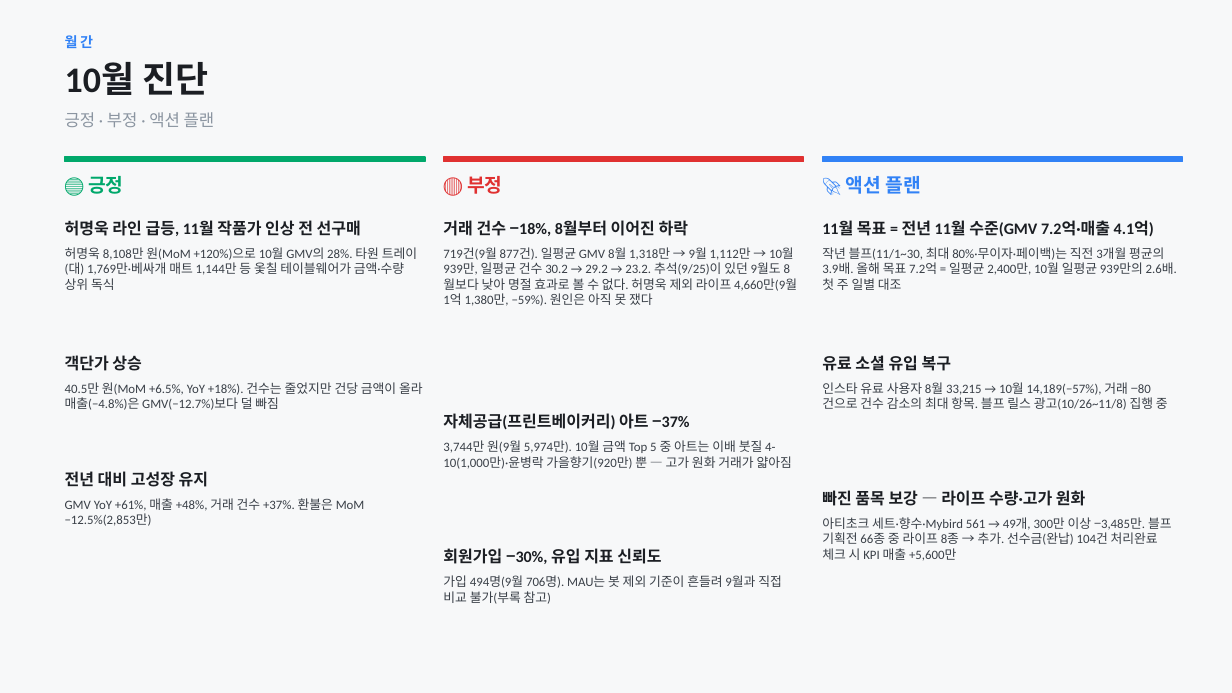
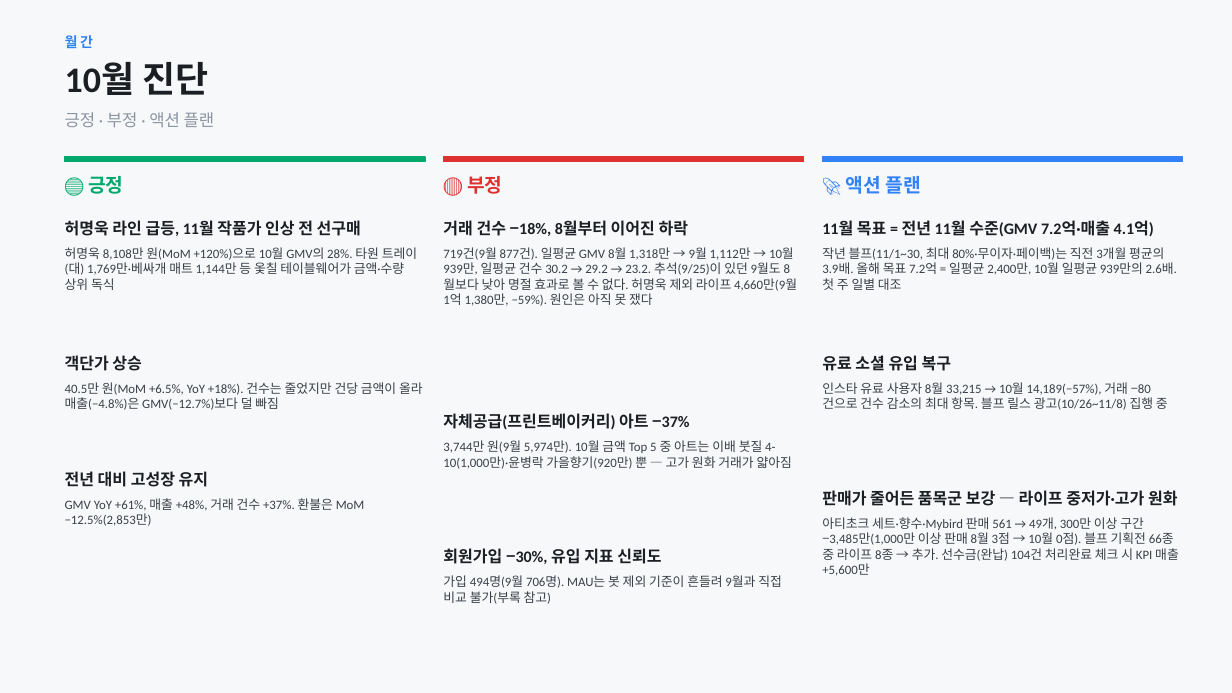
Before and after one commit to Su-pbg/dashboard, a slide deck: slide 5 of PBG_성과공유_2026-11-02.pptx. Drawn at 1232x693 pixels with LibreOffice and Linux fonts; fonts in the diff are those of the drawing. Boxes give left, top, right and bottom in pixels: in the first picture for what was removed or moved away, otherwise in the second. Text is boxed around its words. In the diff, an @@ line names an element or a change of style, - is before the commit and + after.

```diff
--- a/PBG_성과공유_2026-11-02.pptx
+++ b/PBG_성과공유_2026-11-02.pptx
@@ text at (822, 490, 1177, 506): text changed @@
-빠진 품목 보강 — 라이프 수량·고가 원화
+판매가 줄어든 품목군 보강 — 라이프 중저가·고가 원화
@@ text at (822, 517, 1179, 576): text changed @@
-아티초크 세트·향수·Mybird 561 → 49개, 300만 이상 −3,485만. 블프 기획전 66종 중 라이프 8종 → 추가. 선수금(완납) 104건 처리완료 체크 시 KPI 매출 +5,600만
+아티초크 세트·향수·Mybird 판매 561 → 49개, 300만 이상 구간 −3,485만(1,000만 이상 판매 8월 3점 → 10월 0점). 블프 기획전 66종 중 라이프 8종 → 추가. 선수금(완납) 104건 처리완료 체크 시 KPI 매출 +5,600만
```
Also in this commit, not shown: 1 other slide changed.
